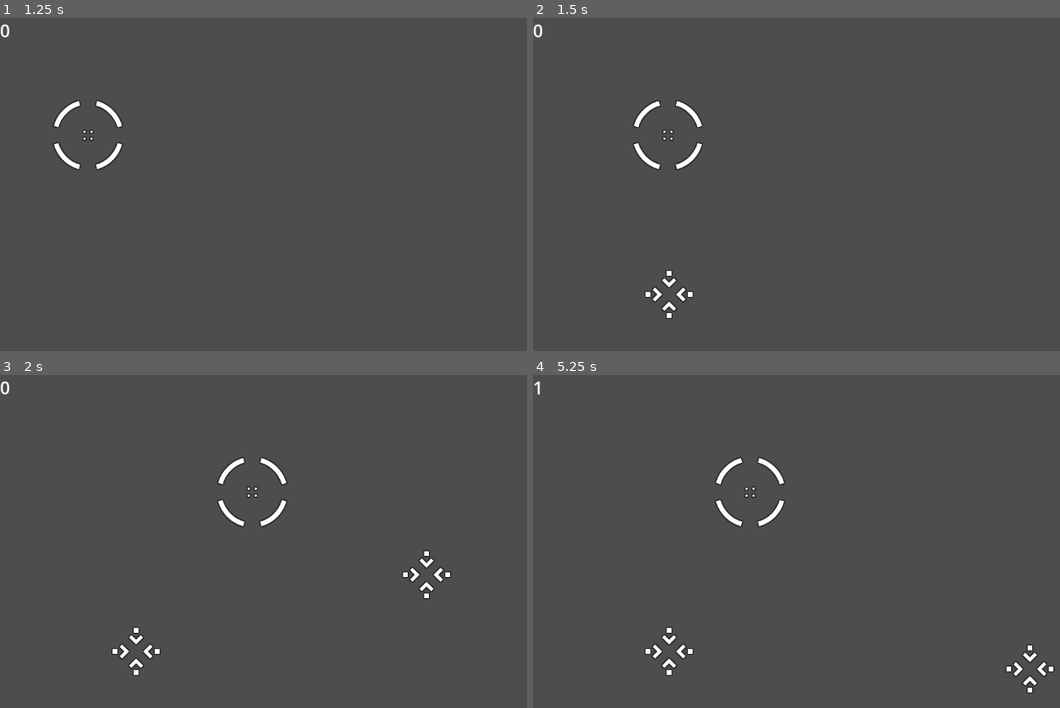
Above: before the commit, frames 1-4 (two rows, left to right).
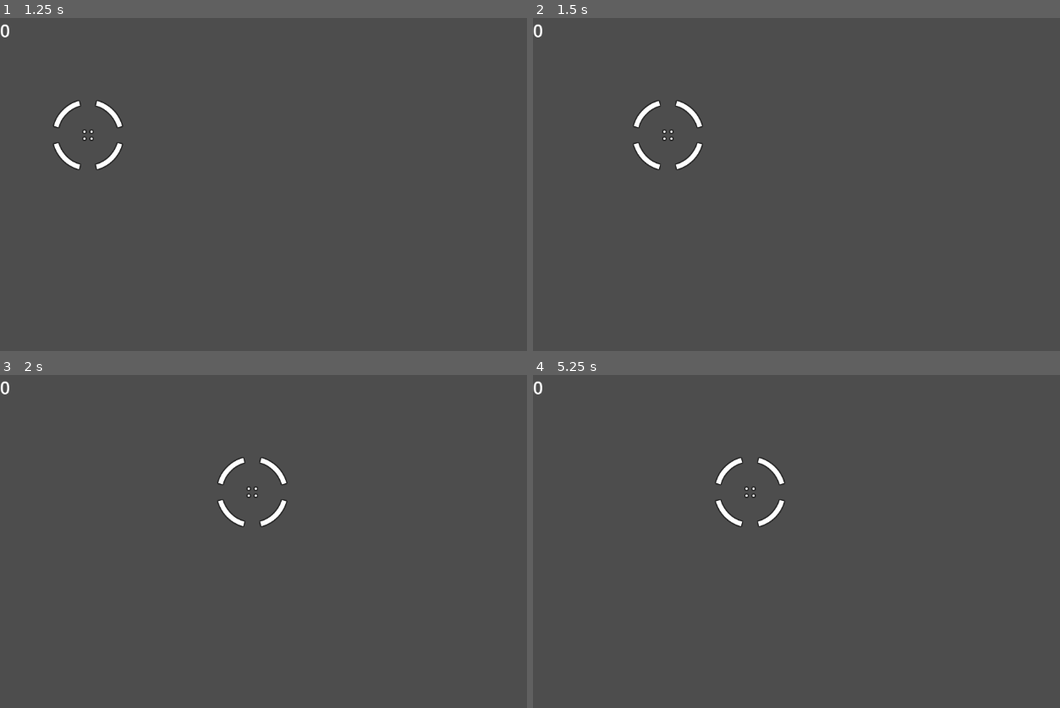
Above: after the commit, the same moments.

Repository: ubcs-io/simple_scanner
Game: Godot game, scene res://main.tscn
Same seed, same stepped clock (60 frames per second), same inputs: the game is played once before the commit and once after it.
Inputs:
- Up to frame 1 (1.25 s): click "Begin Scanning" at 0.5 s
- Up to frame 2 (1.5 s): tap Enter at 1.25 s; hold D (move_right) from 1.28 s (still down); hold Space (space) from 1.28 s (still down)
- Up to frame 3 (2 s): keep holding D (move_right); keep holding Space (space)
- Up to frame 4 (5.25 s): release D (move_right) at 2.03 s; release Space (space) at 2.03 s; hold S (move_down) 2.03-2.78 s; tap Space (space) at 2.1, 3.6, 5.1 s; hold D (move_right) 2.78-3.53 s; hold Space (space) 2.78-3.53 s; hold W (move_up) 3.53-4.28 s; hold Space (space) 4.28-5.03 s; hold A (move_left) from 4.28 s (still down)

Frame 1 is identical in both runs. In frame 2, 0.3% of the frame differs, in the area x 21-31%, y 75-91%; in frame 3, 0.6%; in frame 4, 0.7%, in the area x 0-100%, y 1-96%.
Error before the commit: Invalid operands 'String' and 'Nil' in operator 'in'. (res://main.gd:108)
Error after the commit: Invalid operands 'String' and 'Nil' in operator 'in'. (res://main.gd:111)

Commit message:
Save progress trying out different resources

Diff:
--- a/data/contacts/data.tres
+++ b/data/contacts/data.tres
@@ -1,5 +1,6 @@
-[gd_resource type="Resource" script_class="Contact" load_steps=2 format=3 uid="uid://os7c6us5bhwd"]
+[gd_resource type="Resource" script_class="Contact" load_steps=3 format=3 uid="uid://os7c6us5bhwd"]
 
+[ext_resource type="PackedScene" uid="uid://d3mnvg6hi0h8e" path="res://asset_scenes/data.tscn" id="1_5cl7v"]
 [ext_resource type="Script" path="res://data/contact.gd" id="1_u0r4e"]
 
 [resource]
@@ -11,3 +12,4 @@
 max_value = 1000
 min_storage = 10
 max_storage = 50
+scene = ExtResource("1_5cl7v")
--- a/data/contacts/scrap.tres
+++ b/data/contacts/scrap.tres
@@ -1,6 +1,7 @@
-[gd_resource type="Resource" script_class="Contact" load_steps=2 format=3 uid="uid://onfga2sonm7f"]
+[gd_resource type="Resource" script_class="Contact" load_steps=3 format=3 uid="uid://onfga2sonm7f"]
 
 [ext_resource type="Script" path="res://data/contact.gd" id="1_f6nkk"]
+[ext_resource type="PackedScene" uid="uid://c77f2ggjxmpld" path="res://asset_scenes/scrap.tscn" id="1_njn0g"]
 
 [resource]
 script = ExtResource("1_f6nkk")
@@ -11,3 +12,4 @@
 max_value = 150
 min_storage = 50
 max_storage = 100
+scene = ExtResource("1_njn0g")
--- a/main.gd
+++ b/main.gd
@@ -1,6 +1,8 @@
 extends Node
 
-@export var contact: PackedScene
+#@export var contact: PackedScene
+@export var contact:Contact
+
 @export var ship_speed = 10
 @export var signal_rate = 5000
 @export var max_contacts = 5
@@ -31,6 +33,7 @@
 signal locked
 
 func _ready() -> void:
+
 	request = HTTPRequest.new()
 	add_child(request)
 	request.connect("request_completed", _on_request_completed)
@@ -55,7 +58,7 @@
 
 		search_for_life = randi_range(1,signal_rate) / ship_speed
 		if search_for_life < 5:
-			var contact = contact.instantiate()
+			var contact = contact.scene.instantiate()
 			contact.position = Vector2(randi_range(200,1100), randi_range(100,550))
 			add_child(contact)
 			print(get_tree().get_nodes_in_group("contacts").size())
